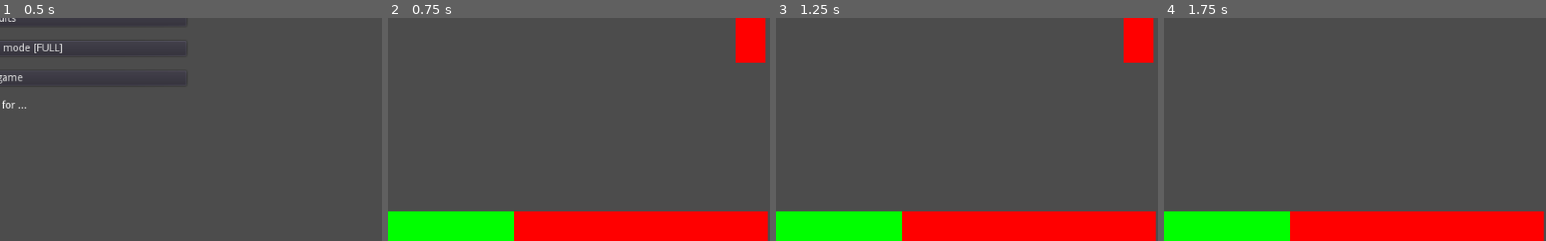
Above: before the commit, frames 1-4 (left to right).
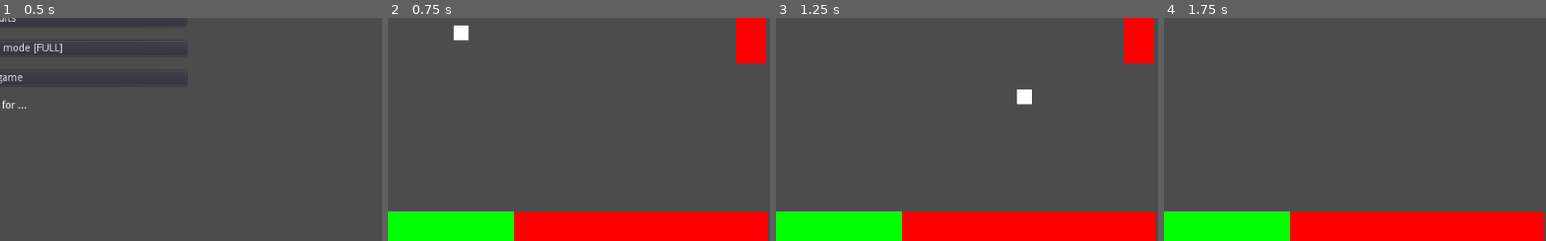
Above: after the commit, the same moments.

Repository: moisesjbc/1-retogamedev
Game: Godot game, scene res://menus/main_menu/main_menu.tscn
Two runs of this game, one before a commit and one after it. Both use one fixed random seed, a clock stepped at 60 frames per second and the inputs below.
Inputs:
- Up to frame 1 (0.5 s): no input
- Up to frame 2 (0.75 s): click "Start game" at 0.5 s
- Up to frame 3 (1.25 s): no input
- Up to frame 4 (1.75 s): hold Up (ui_up) from 1.28 s (still down)
The pictures show only the part of the screen within x 50-100%, y 50-100%; the shares and areas given below are measured in that part.

Frame 1 is identical in both runs. In frame 2, 0.3% of the frame differs, in the area x 17-22%, y 3-11%; in frame 3, 0.3%; in frame 4, nothing differs.

Commit message:
Added ball with random movement

Diff:
--- /dev/null
+++ b/godot-project/main/ball/ball.gd
@@ -0,0 +1,26 @@
+extends KinematicBody2D
+
+export var speed: int = 500
+var velocity: Vector2
+
+# Called when the node enters the scene tree for the first time.
+func _ready():
+	set_physics_process(true)
+	randomize()
+
+	velocity = Vector2(self.random_velocity_component(), self.random_velocity_component())
+
+
+func random_velocity_component():
+	var _sign = 1
+	if randi() % 100 > 50:
+		_sign = -1
+	return _sign * randf() + 0.50
+
+
+func _physics_process(delta):
+	# Source: https://godotengine.org/qa/25738/how-to-use-linear_velocity-reflect-or-bounce
+	var collision = move_and_collide(speed * velocity.normalized() * delta)
+	if collision:
+		print(collision.get_collider().current_color)
+		velocity = velocity.bounce(collision.normal)
--- /dev/null
+++ b/godot-project/main/ball/ball.tscn
@@ -0,0 +1,18 @@
+[gd_scene load_steps=4 format=2]
+
+[ext_resource path="res://textures/white_texture.png" type="Texture" id=1]
+[ext_resource path="res://main/ball/ball.gd" type="Script" id=2]
+
+[sub_resource type="RectangleShape2D" id=1]
+extents = Vector2( 2.03163, 1.9959 )
+
+[node name="ball" type="KinematicBody2D"]
+script = ExtResource( 2 )
+
+[node name="sprite" type="Sprite" parent="."]
+scale = Vector2( 5, 5 )
+texture = ExtResource( 1 )
+
+[node name="shape" type="CollisionShape2D" parent="."]
+scale = Vector2( 5, 5 )
+shape = SubResource( 1 )
--- a/godot-project/main/main.tscn
+++ b/godot-project/main/main.tscn
@@ -1,10 +1,11 @@
-[gd_scene load_steps=6 format=2]
+[gd_scene load_steps=7 format=2]
 
 [ext_resource path="res://main/main.gd" type="Script" id=1]
 [ext_resource path="res://menus/pause_menu/pause_menu.tscn" type="PackedScene" id=2]
 [ext_resource path="res://menus/game_over_menu/game_over_menu.tscn" type="PackedScene" id=3]
 [ext_resource path="res://main/player/player.tscn" type="PackedScene" id=4]
 [ext_resource path="res://main/wall/wall.tscn" type="PackedScene" id=5]
+[ext_resource path="res://main/ball/ball.tscn" type="PackedScene" id=6]
 
 [node name="main" type="Node2D"]
 script = ExtResource( 1 )
@@ -26,23 +27,26 @@
 
 [node name="wall_top_1" parent="." instance=ExtResource( 5 )]
 position = Vector2( 171, 20 )
-color = "R"
+current_color = "R"
 
 [node name="wall_top_2" parent="." instance=ExtResource( 5 )]
 position = Vector2( 511, 20 )
 
 [node name="wall_top_3" parent="." instance=ExtResource( 5 )]
 position = Vector2( 851, 20 )
-color = "B"
+current_color = "B"
 
 [node name="wall_bottom_1" parent="." instance=ExtResource( 5 )]
 position = Vector2( 171, 580 )
-color = "B"
+current_color = "B"
 
 [node name="wall_bottom_2" parent="." instance=ExtResource( 5 )]
 position = Vector2( 511, 580 )
 
 [node name="wall_bottom_3" parent="." instance=ExtResource( 5 )]
 position = Vector2( 851, 580 )
-color = "R"
+current_color = "R"
+
+[node name="ball" parent="." instance=ExtResource( 6 )]
+position = Vector2( 532, 292 )
 [connection signal="game_over" from="." to="." method="_on_main_game_over"]
--- a/godot-project/main/player/player.gd
+++ b/godot-project/main/player/player.gd
@@ -2,14 +2,14 @@
 
 var ColorUtils = preload("res://scripts/color_utils.gd")
 
-var current_color: Color = Color(1, 0, 0)
+var current_color: String = "R"
 export var player_index: int = 1
 export var velocity: float = 900
 var direction: Vector2 = Vector2(0.0, 0.0)
 
 
 func _ready():
-	self.modulate = current_color
+	ColorUtils.set_color(self, current_color)
 
 
 func _input(_event):
--- a/godot-project/main/wall/wall.gd
+++ b/godot-project/main/wall/wall.gd
@@ -2,9 +2,9 @@
 
 var ColorUtils = preload("res://scripts/color_utils.gd")
 
-export var color: String = "G"
+export var current_color: String = "G"
 
 
 # Called when the node enters the scene tree for the first time.
 func _ready():
-	ColorUtils.set_color(self, color)
+	ColorUtils.set_color(self, current_color)
--- a/godot-project/scripts/color_utils.gd
+++ b/godot-project/scripts/color_utils.gd
@@ -7,3 +7,5 @@
 		node.modulate = Color(0, 1, 0)
 	else:
 		node.modulate = Color(0, 0, 1)
+
+	node.current_color = color
